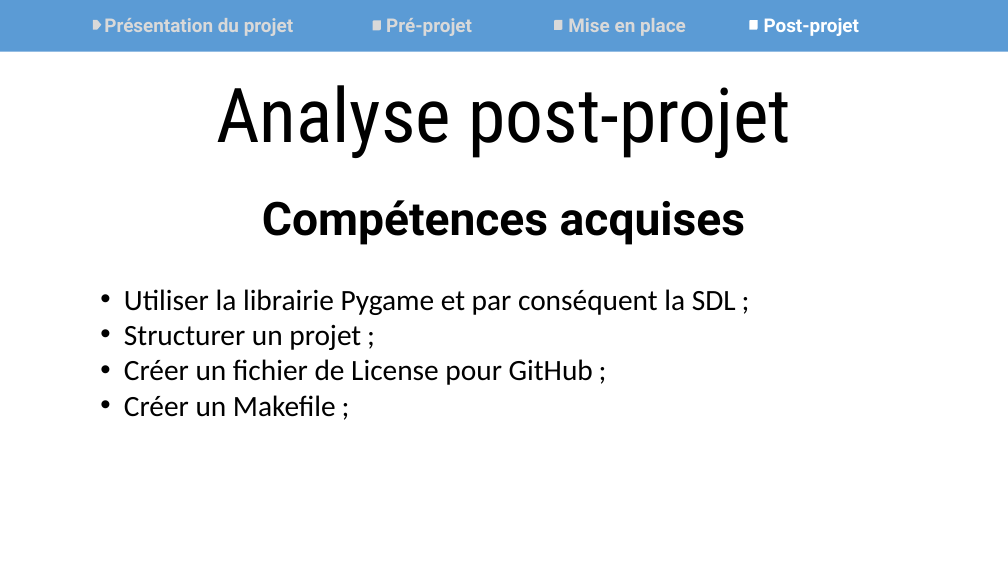
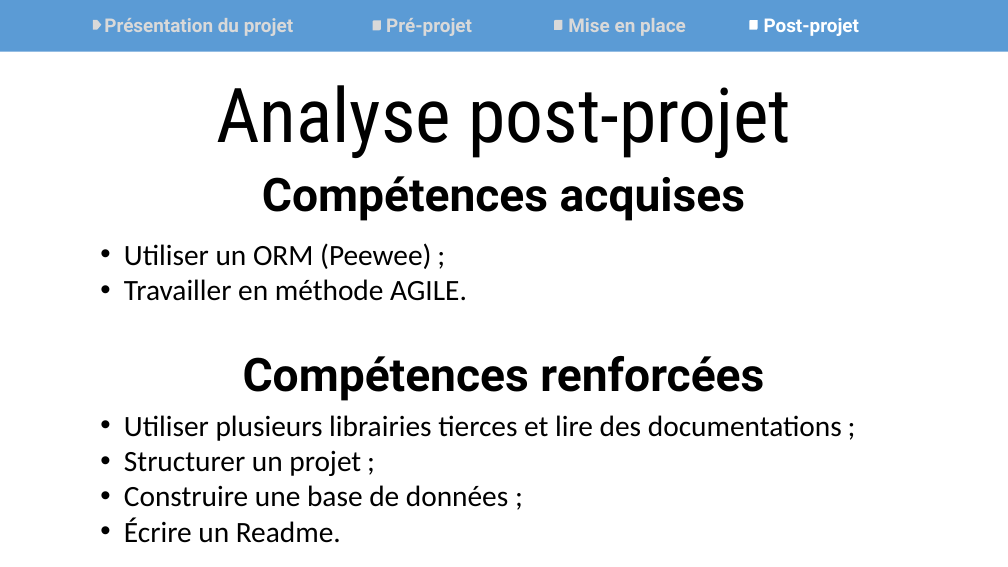
Before and after one commit to Synkied/OC_Projet-5, a slide deck: slide 10 of doc/livrables/Projet5_OpenFoodFacts_Oral.pptx. Drawn at 1008x567 pixels with LibreOffice and Linux fonts; fonts in the diff are those of the drawing. Boxes give left, top, right and bottom in pixels: in the first picture for what was removed or moved away, otherwise in the second. Text is boxed around its words. In the diff, an @@ line names an element or a change of style, - is before the commit and + after.

```diff
--- a/doc/livrables/Projet5_OpenFoodFacts_Oral.pptx
+++ b/doc/livrables/Projet5_OpenFoodFacts_Oral.pptx
@@ text "Compétences acquises": place and size @@
-text "Compétences acquises" at bbox=[262, 200, 745, 245]
+text "Compétences acquises" at bbox=[262, 176, 745, 221]
@@ text added at bbox=[124, 243, 467, 301], 28 pt, text #000000 @@
+• Utiliser un ORM (Peewee) ;
+• Travailler en méthode AGILE.
@@ text added at bbox=[243, 356, 764, 401], 44 pt, text #000000, bold @@
+Compétences renforcées
@@ text "Utiliser plusieurs librairies tierces et ...": place and size @@
-text "Utiliser plusieurs librairies tierces et ..." at bbox=[124, 289, 736, 417]
+text "Utiliser plusieurs librairies tierces et ..." at bbox=[124, 415, 842, 543]
@@ text at bbox=[124, 415, 842, 441]: text changed @@
-• Utiliser la librairie Pygame et par conséquent la SDL ;
+• Utiliser plusieurs librairies tierces et lire des documentations ;
@@ text at bbox=[124, 485, 508, 543]: text changed @@
-• Créer un fichier de License pour GitHub ;
-• Créer un Makefile ;
+• Construire une base de données ;
+• Écrire un Readme.
```
Also in this commit, not shown: 2 other slides changed, 1 slide added, 1 slide removed, 10 other files.
